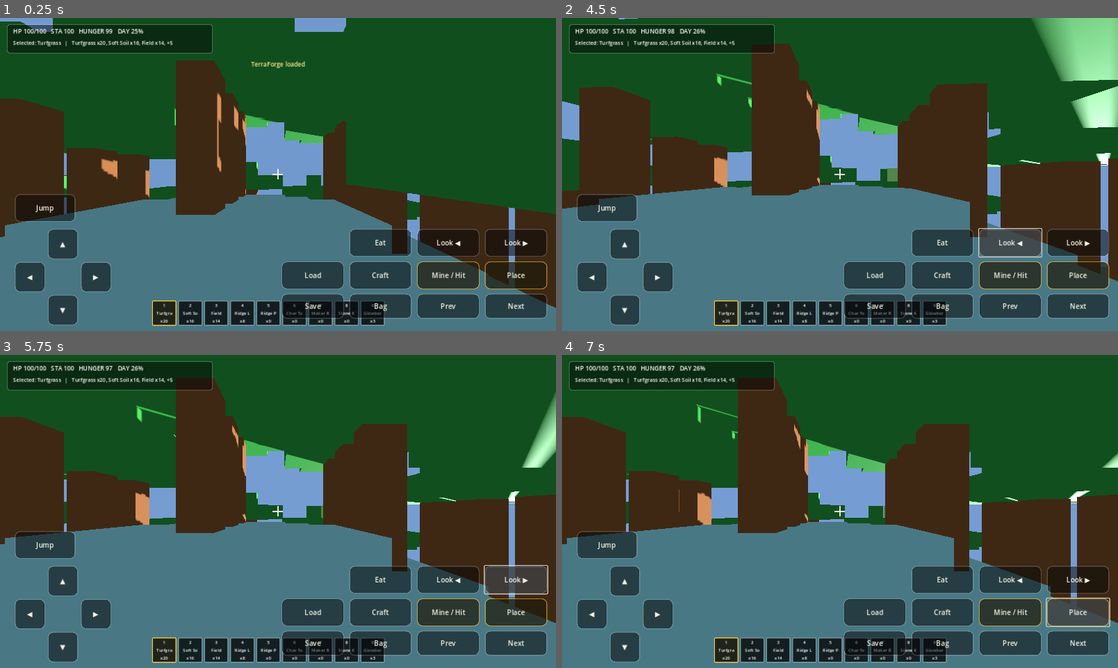
Above: before the commit, frames 1-4 (two rows, left to right).
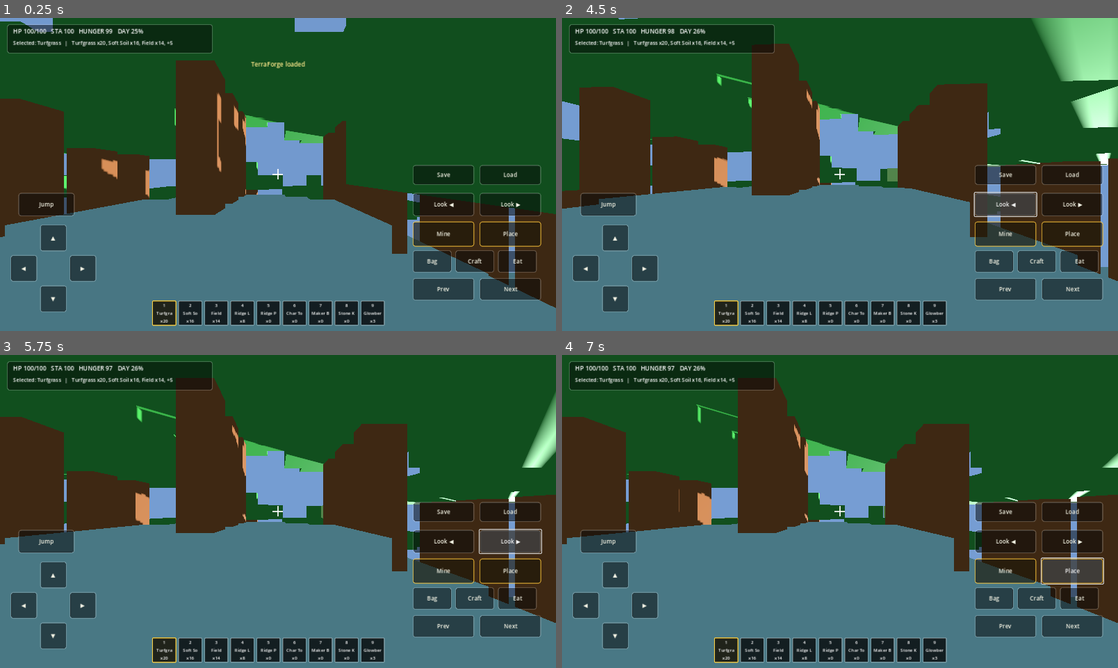
Above: after the commit, the same moments.

Repository: krishbanker1/krishbanker-godotgamedemo
Game: Godot game, scene res://scenes/main.tscn
Same seed, same stepped clock (60 frames per second), same inputs: the game is played once before the commit and once after it.
Inputs:
- Up to frame 1 (0.25 s): no input
- Up to frame 2 (4.5 s): click "▲" at 0.5 s; click "▼" at 1.25 s; click "◀" at 2 s; click "▶" at 2.75 s; click "Jump" at 3.5 s; click "Look ◀" at 4.25 s
- Up to frame 3 (5.75 s): click "Look ▶" at 5 s
- Up to frame 4 (7 s): click "Mine / Hit" (after the commit: "Mine") at 5.75 s; click "Place" at 6.5 s

The runs differ from the first frame. In frame 1, 14% of the frame differs, in the area x 1-99%, y 46-99%; in frame 2, 14%; in frame 3, 14%; in frame 4, 15%.
Error in both runs: Invalid assignment of property or key 'text' with value of type 'String' on a base object of type 'Nil'. (res://scripts/hud.gd:238)

Commit message:
Reposition mobile buttons to avoid hotbar overlap

Diff:
--- a/scripts/mobile_controls.gd
+++ b/scripts/mobile_controls.gd
@@ -1,87 +1,92 @@
 extends CanvasLayer
 
 var player: Node
-var move_value := Vector2.ZERO
-var turn_value := 0.0
+var move_value: Vector2 = Vector2.ZERO
+var turn_value: float = 0.0
 
 func _ready() -> void:
 	player = get_node_or_null("../Player")
 	_build_controls()
 
 func _build_controls() -> void:
-	_add_move_button("Forward", "▲", Vector2(110, -235), Vector2(0, -1))
-	_add_move_button("Back", "▼", Vector2(110, -83), Vector2(0, 1))
-	_add_move_button("Left", "◀", Vector2(34, -159), Vector2(-1, 0))
-	_add_move_button("Right", "▶", Vector2(186, -159), Vector2(1, 0))
-	_add_action_button("Jump", "Jump", Vector2(34, -315), "request_jump", false, Vector2(140, 64))
+	# Left movement cluster. Kept away from the hotbar so the bottom center stays readable.
+	_add_move_button("Forward", "▲", Vector2(92, -245), Vector2(0, -1), Vector2(62, 62))
+	_add_move_button("Back", "▼", Vector2(92, -105), Vector2(0, 1), Vector2(62, 62))
+	_add_move_button("Left", "◀", Vector2(24, -175), Vector2(-1, 0), Vector2(62, 62))
+	_add_move_button("Right", "▶", Vector2(160, -175), Vector2(1, 0), Vector2(62, 62))
+	_add_action_button("Jump", "Jump", Vector2(42, -318), "request_jump", false, Vector2(130, 54), false)
 
-	_add_turn_button("TurnLeft", "Look ◀", Vector2(-320, -235), -1.0)
-	_add_turn_button("TurnRight", "Look ▶", Vector2(-164, -235), 1.0)
-	_add_action_button("Break", "Mine / Hit", Vector2(-320, -160), "request_break", true, Vector2(144, 64))
-	_add_action_button("Place", "Place", Vector2(-164, -160), "request_place", true, Vector2(144, 64))
-	_add_action_button("Prev", "Prev", Vector2(-320, -86), "select_previous_hotbar", true, Vector2(144, 58))
-	_add_action_button("Next", "Next", Vector2(-164, -86), "select_next_hotbar", true, Vector2(144, 58))
-	_add_action_button("Bag", "Bag", Vector2(-476, -86), "toggle_inventory", true, Vector2(144, 58))
-	_add_action_button("Craft", "Craft", Vector2(-476, -160), "toggle_crafting", true, Vector2(144, 64))
-	_add_action_button("Eat", "Eat", Vector2(-476, -235), "eat_selected_food", true, Vector2(144, 64))
-	_add_action_button("Save", "Save", Vector2(-632, -86), "save_game", true, Vector2(144, 58))
-	_add_action_button("Load", "Load", Vector2(-632, -160), "load_game", true, Vector2(144, 64))
+	# Right action cluster. Similar functional placement to mobile voxel games, but original styling.
+	_add_turn_button("TurnLeft", "Look ◀", Vector2(-330, -318), -1.0, Vector2(142, 54))
+	_add_turn_button("TurnRight", "Look ▶", Vector2(-176, -318), 1.0, Vector2(142, 54))
+	_add_action_button("Break", "Mine", Vector2(-330, -252), "request_break", true, Vector2(142, 58), true)
+	_add_action_button("Place", "Place", Vector2(-176, -252), "request_place", true, Vector2(142, 58), true)
+	_add_action_button("Bag", "Bag", Vector2(-330, -186), "toggle_inventory", true, Vector2(90, 52), false)
+	_add_action_button("Craft", "Craft", Vector2(-232, -186), "toggle_crafting", true, Vector2(90, 52), false)
+	_add_action_button("Eat", "Eat", Vector2(-134, -186), "eat_selected_food", true, Vector2(90, 52), false)
+	_add_action_button("Prev", "Prev", Vector2(-330, -122), "select_previous_hotbar", true, Vector2(142, 52), false)
+	_add_action_button("Next", "Next", Vector2(-176, -122), "select_next_hotbar", true, Vector2(142, 52), false)
+
+	# Small utility buttons, not on top of hotbar.
+	_add_action_button("Save", "Save", Vector2(-330, -382), "save_game", true, Vector2(142, 46), false)
+	_add_action_button("Load", "Load", Vector2(-176, -382), "load_game", true, Vector2(142, 46), false)
 
 func _button_style(button: Button, active: bool = false) -> void:
-	var normal := StyleBoxFlat.new()
-	normal.bg_color = Color(0.02, 0.025, 0.03, 0.52) if not active else Color(0.12, 0.10, 0.04, 0.70)
-	normal.border_color = Color(1, 1, 1, 0.16) if not active else Color(1.0, 0.78, 0.22, 0.55)
+	var normal: StyleBoxFlat = StyleBoxFlat.new()
+	normal.bg_color = Color(0.02, 0.024, 0.028, 0.50) if not active else Color(0.11, 0.09, 0.035, 0.64)
+	normal.border_color = Color(1, 1, 1, 0.18) if not active else Color(1.0, 0.78, 0.22, 0.68)
 	normal.border_width_left = 2
 	normal.border_width_right = 2
 	normal.border_width_top = 2
 	normal.border_width_bottom = 2
-	normal.corner_radius_top_left = 12
-	normal.corner_radius_top_right = 12
-	normal.corner_radius_bottom_left = 12
-	normal.corner_radius_bottom_right = 12
-	var pressed := normal.duplicate()
+	normal.corner_radius_top_left = 6
+	normal.corner_radius_top_right = 6
+	normal.corner_radius_bottom_left = 6
+	normal.corner_radius_bottom_right = 6
+	var pressed: StyleBoxFlat = normal.duplicate() as StyleBoxFlat
 	pressed.bg_color = Color(0.25, 0.25, 0.25, 0.82)
 	button.add_theme_stylebox_override("normal", normal)
 	button.add_theme_stylebox_override("pressed", pressed)
 	button.add_theme_stylebox_override("hover", pressed)
 	button.add_theme_color_override("font_color", Color(0.96, 0.96, 0.90))
+	button.add_theme_font_size_override("font_size", 13)
 
-func _add_move_button(node_name: String, text: String, pos: Vector2, direction: Vector2) -> void:
-	var button := Button.new()
+func _add_move_button(node_name: String, text: String, pos: Vector2, direction: Vector2, size: Vector2) -> void:
+	var button: Button = Button.new()
 	button.name = node_name
 	button.text = text
-	button.custom_minimum_size = Vector2(70, 70)
+	button.custom_minimum_size = size
 	button.anchor_top = 1.0
 	button.anchor_bottom = 1.0
 	button.offset_left = pos.x
 	button.offset_top = pos.y
-	button.offset_right = pos.x + 70
-	button.offset_bottom = pos.y + 70
+	button.offset_right = pos.x + size.x
+	button.offset_bottom = pos.y + size.y
 	_button_style(button)
-	button.button_down.connect(func(): _set_move(direction))
-	button.button_up.connect(func(): _set_move(Vector2.ZERO))
+	button.button_down.connect(func() -> void: _set_move(direction))
+	button.button_up.connect(func() -> void: _set_move(Vector2.ZERO))
 	add_child(button)
 
-func _add_turn_button(node_name: String, text: String, pos: Vector2, direction: float) -> void:
-	var button := Button.new()
+func _add_turn_button(node_name: String, text: String, pos: Vector2, direction: float, size: Vector2) -> void:
+	var button: Button = Button.new()
 	button.name = node_name
 	button.text = text
-	button.custom_minimum_size = Vector2(144, 64)
+	button.custom_minimum_size = size
 	button.anchor_left = 1.0
 	button.anchor_top = 1.0
 	button.anchor_right = 1.0
 	button.anchor_bottom = 1.0
 	button.offset_left = pos.x
 	button.offset_top = pos.y
-	button.offset_right = pos.x + 144
-	button.offset_bottom = pos.y + 64
+	button.offset_right = pos.x + size.x
+	button.offset_bottom = pos.y + size.y
 	_button_style(button)
-	button.button_down.connect(func(): _set_turn(direction))
-	button.button_up.connect(func(): _set_turn(0.0))
+	button.button_down.connect(func() -> void: _set_turn(direction))
+	button.button_up.connect(func() -> void: _set_turn(0.0))
 	add_child(button)
 
-func _add_action_button(node_name: String, text: String, pos: Vector2, method_name: String, right_side: bool, size: Vector2) -> void:
-	var button := Button.new()
+func _add_action_button(node_name: String, text: String, pos: Vector2, method_name: String, right_side: bool, size: Vector2, active: bool) -> void:
+	var button: Button = Button.new()
 	button.name = node_name
 	button.text = text
 	button.custom_minimum_size = size
@@ -94,8 +99,8 @@
 	button.offset_top = pos.y
 	button.offset_right = pos.x + size.x
 	button.offset_bottom = pos.y + size.y
-	_button_style(button, method_name == "request_break" or method_name == "request_place")
-	button.pressed.connect(func(): _call_player(method_name))
+	_button_style(button, active)
+	button.pressed.connect(func() -> void: _call_player(method_name))
 	add_child(button)
 
 func _process(_delta: float) -> void:
